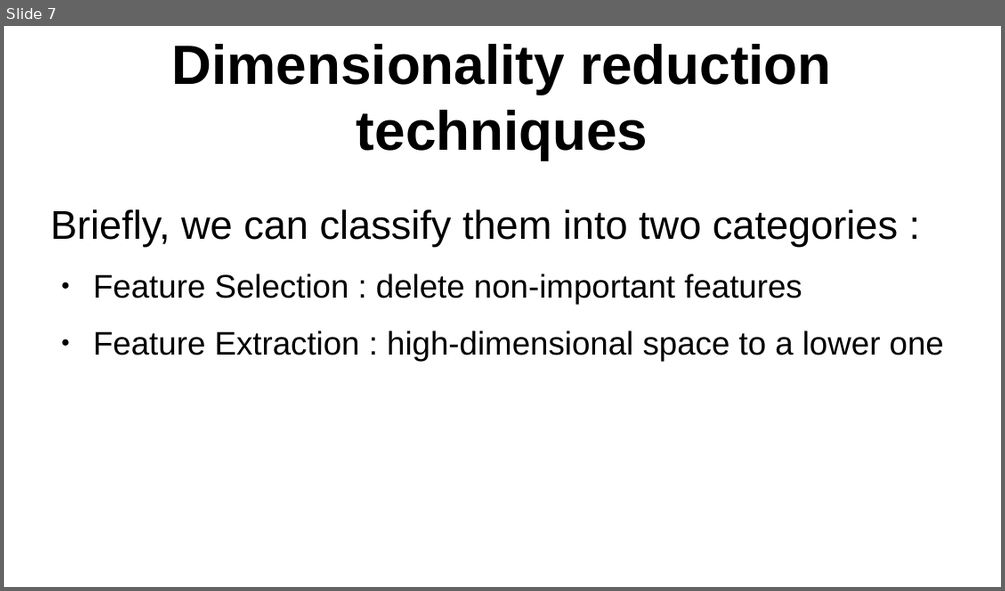
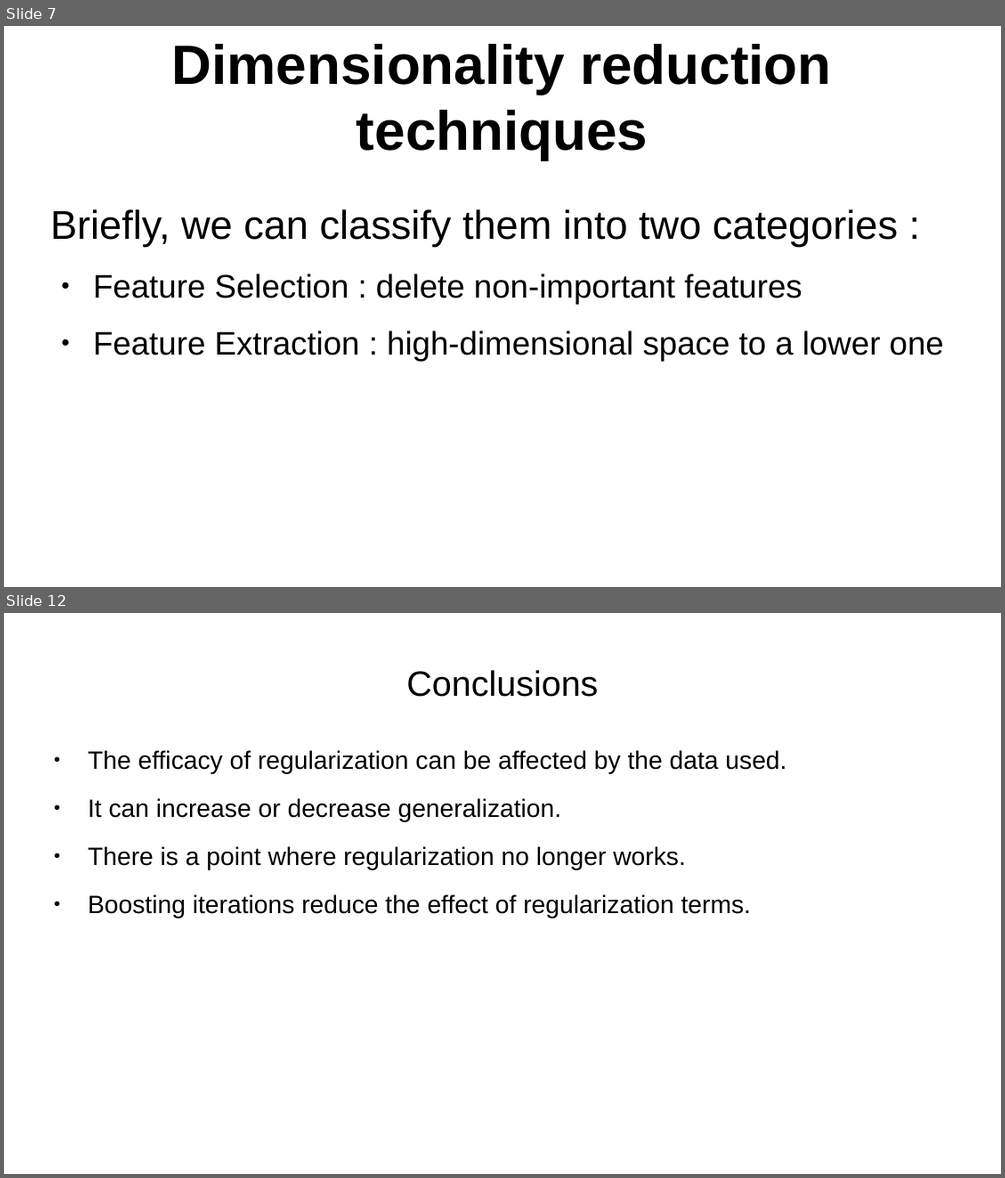
Before and after one commit to whalit/SFML-Project, a slide deck: presentation_Project.odp. Shown one above the other, each under a label of ours: slide 7 before the commit, slides 7 and 12 after it; the slides between them are not shown. The pictures are 1005x591 and 1005x1178 pixels, drawn with LibreOffice and Linux fonts; fonts in the diff are those of the drawing. Boxes give left, top, right and bottom in pixels: in the first picture for what was removed or moved away, otherwise in the second. Text is boxed around its words. In the diff, an @@ line names an element or a change of style, - is before the commit and + after.

```diff
--- a/presentation_Project.odp
+++ b/presentation_Project.odp
@@ slide 12 added at box(4, 613, 1001, 1174), background #FFFFFF @@
@@ title added at box(406, 670, 598, 697), 28 pt, text #000000 @@
+Conclusions
@@ text added at box(88, 750, 786, 918), 20 pt, text #000000 @@
+● The efficacy of regularization can be affected by the data used.
+● It can increase or decrease generalization.
+● There is a point where regularization no longer works.
+● Boosting iterations reduce the effect of regularization terms.
```
Also in this commit, not shown: 4 other slides added.
